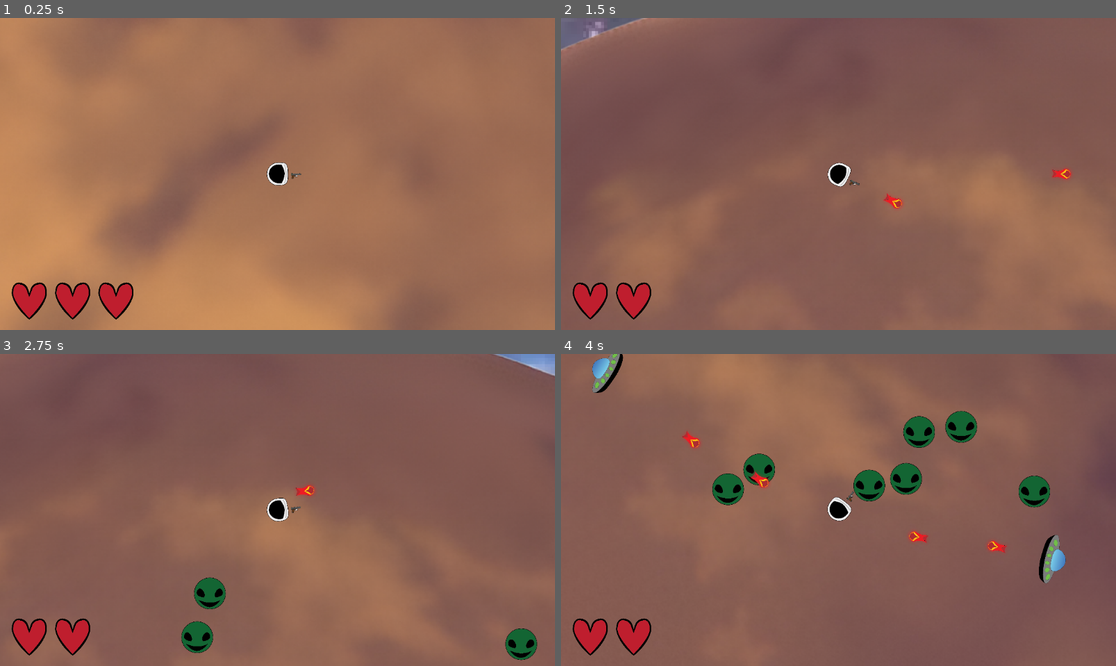
Above: before the commit, frames 1-4 (two rows, left to right).
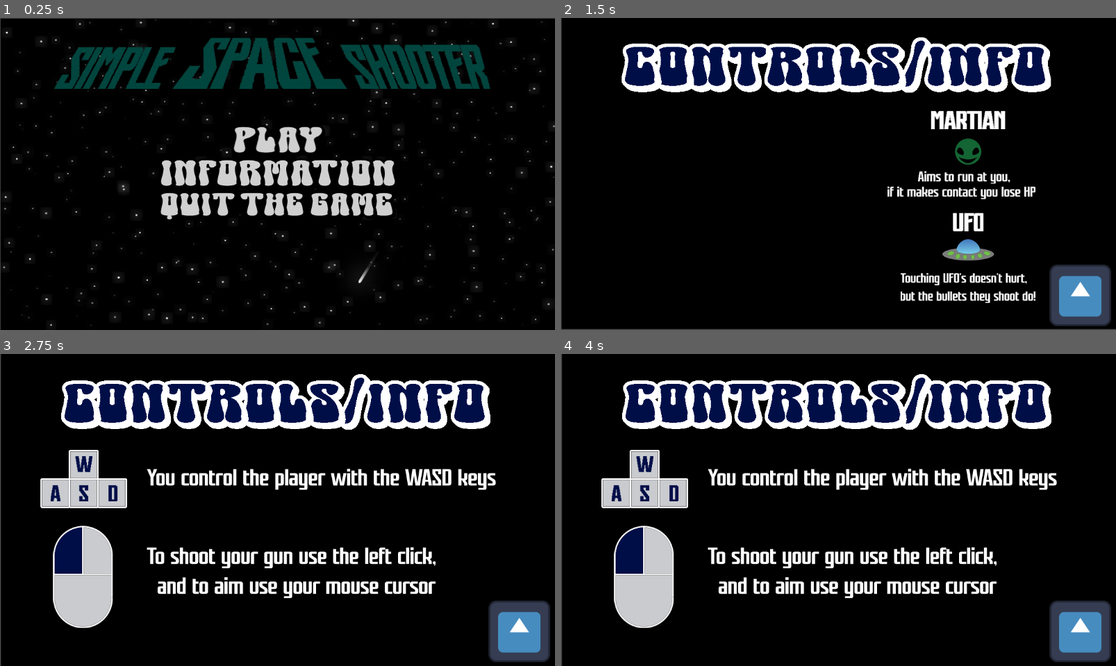
Above: after the commit, the same moments.

Repository: gkdjldgs/Spacegame
Game: Godot game, scene res://canvas_layer.tscn
Two runs of this game, one before a commit and one after it. Both use one fixed random seed, a clock stepped at 60 frames per second and the inputs below. Before the commit the project starts from res://scripts/main.tscn. The engine's default icon, where the game draws it, is replaced by a stand-in: a white triangle on a blue panel in a dark square.
Inputs (mouse positions are in pixels of both pictures, inside the frame that each line leads up to):
- Up to frame 1 (0.25 s): no input
- Up to frame 2 (1.5 s): click (838, 174) at 0.52 s; click (1082, 295) at 1.27 s
- Up to frame 3 (2.75 s): tap Enter at 2 s; move the mouse to (399, 494) at 2.02 s; hold D (right) from 2.03 s (still down); click (399, 494) at 2.1 s
- Up to frame 4 (4 s): move the mouse to (727, 525) at 2.77 s; release D (right) at 2.78 s; hold S (down) 2.78-3.53 s; tap Alt at 2.85 s; move the mouse to (894, 441) at 3.52 s; hold D (right) from 3.53 s (still down); tap Shift at 3.6 s

The runs differ from the first frame. In frame 1, 100% of the frame differs, in the area x 0-100%, y 0-100%; in frame 2, 100%; in frame 3, 100%; in frame 4, 99%.

Commit message:
INFO MENU
I added a menu that shows basic info about the game, and a way to switch between both slides of said menu.
Also added it so the INFO button in the home screen takes player to the menu

Diff:
--- a/canvas_layer.tscn
+++ b/canvas_layer.tscn
@@ -90,4 +90,5 @@
 
 [connection signal="pressed" from="Control/Menu1/CenterContainer/VBoxContainer/Button" to="Control" method="_on_button_pressed"]
 [connection signal="pressed" from="Control/Menu1/CenterContainer/VBoxContainer/Button2" to="Control" method="_on_button_2_pressed"]
+[connection signal="pressed" from="Control/Menu1/CenterContainer/VBoxContainer/TextureButton" to="Control" method="_on_texture_button_pressed"]
 [connection signal="timeout" from="Control/ColorRect/Timer" to="Control" method="_on_timer_timeout"]
--- a/gui.tscn
+++ b/gui.tscn
@@ -23,10 +23,10 @@
 texture = ExtResource("1_80edf")
 
 [node name="RichTextLabel" type="RichTextLabel" parent="."]
-offset_left = 312.0
-offset_top = 539.0
-offset_right = 741.0
-offset_bottom = 618.0
+offset_left = 307.0
+offset_top = 554.0
+offset_right = 736.0
+offset_bottom = 633.0
 
 [node name="Heartanimation3" parent="." instance=ExtResource("3_q8o8l")]
 position = Vector2(241, 588)
--- /dev/null
+++ b/menu.tscn
@@ -0,0 +1,29 @@
+[gd_scene load_steps=5 format=3 uid="uid://cvkvtb25je5tc"]
+
+[ext_resource type="Script" uid="uid://cvw67bs2phwsj" path="res://menuscript.gd" id="1_4hy44"]
+[ext_resource type="Texture2D" uid="uid://b0jmjvfiave3y" path="res://images/controlmenupart1.png" id="1_lti8b"]
+[ext_resource type="Texture2D" uid="uid://ctp8cyuwuc14k" path="res://images/menu2.png" id="3_ytr4m"]
+[ext_resource type="Texture2D" uid="uid://4q335xxs2p" path="res://images/icon.svg" id="4_l48gv"]
+
+[node name="Node2D" type="Node2D"]
+script = ExtResource("1_4hy44")
+
+[node name="Sprite2D" type="Sprite2D" parent="."]
+visible = false
+position = Vector2(578, 324)
+texture = ExtResource("1_lti8b")
+
+[node name="Sprite2D2" type="Sprite2D" parent="."]
+position = Vector2(577, 322)
+texture = ExtResource("3_ytr4m")
+
+[node name="TextureButton" type="TextureButton" parent="."]
+offset_left = 1014.0
+offset_top = 512.0
+offset_right = 1142.0
+offset_bottom = 640.0
+texture_normal = ExtResource("4_l48gv")
+texture_pressed = ExtResource("4_l48gv")
+texture_hover = ExtResource("4_l48gv")
+
+[connection signal="pressed" from="TextureButton" to="." method="_on_texture_button_pressed"]
--- a/menu1.gd
+++ b/menu1.gd
@@ -46,10 +46,7 @@
 
 
 func _on_button_2_pressed() -> void:
-	button_type = 'quit'
-	$ColorRect.show()
-	$ColorRect/Timer.start()
-	$ColorRect/AnimationPlayer.play('fadeout')
+	get_tree().change_scene_to_file('res://menu.tscn')
 
 
 func _on_timer_timeout() -> void:
@@ -57,3 +54,11 @@
 		get_tree().change_scene_to_file('res://scripts/main.tscn')
 	elif button_type == 'quit':
 		get_tree().quit()
+
+
+
+func _on_texture_button_pressed() -> void:
+	button_type = 'quit'
+	$ColorRect.show()
+	$ColorRect/Timer.start()
+	$ColorRect/AnimationPlayer.play('fadeout')
--- /dev/null
+++ b/menuscript.gd
@@ -0,0 +1,22 @@
+extends Node2D
+var menu = 1
+
+# Called when the node enters the scene tree for the first time.
+func _ready() -> void:
+	pass # Replace with function body.
+
+
+# Called every frame. 'delta' is the elapsed time since the previous frame.
+func _process(delta: float) -> void:
+	pass
+
+
+func _on_texture_button_pressed() -> void:
+	if menu == 1:
+		$Sprite2D.hide()
+		$Sprite2D2.show()
+		menu = 2
+	elif menu == 2:
+		$Sprite2D2.hide()
+		$Sprite2D.show()
+		menu = 1
--- a/project.godot
+++ b/project.godot
@@ -11,7 +11,7 @@
 [application]
 
 config/name="New Game Project"
-run/main_scene="uid://cqow47bch5ocs"
+run/main_scene="uid://dlf3dxxgh2m2y"
 config/features=PackedStringArray("4.5", "Mobile")
 config/icon="res://images/icon.svg"
 
Binary file added: images/controlmenupart1.png
Not shown, added: images/controlmenupart1.png.import
Binary file added: images/menu2.png
Not shown, added: images/menu2.png.import
Not shown, added: menuscript.gd.uid
